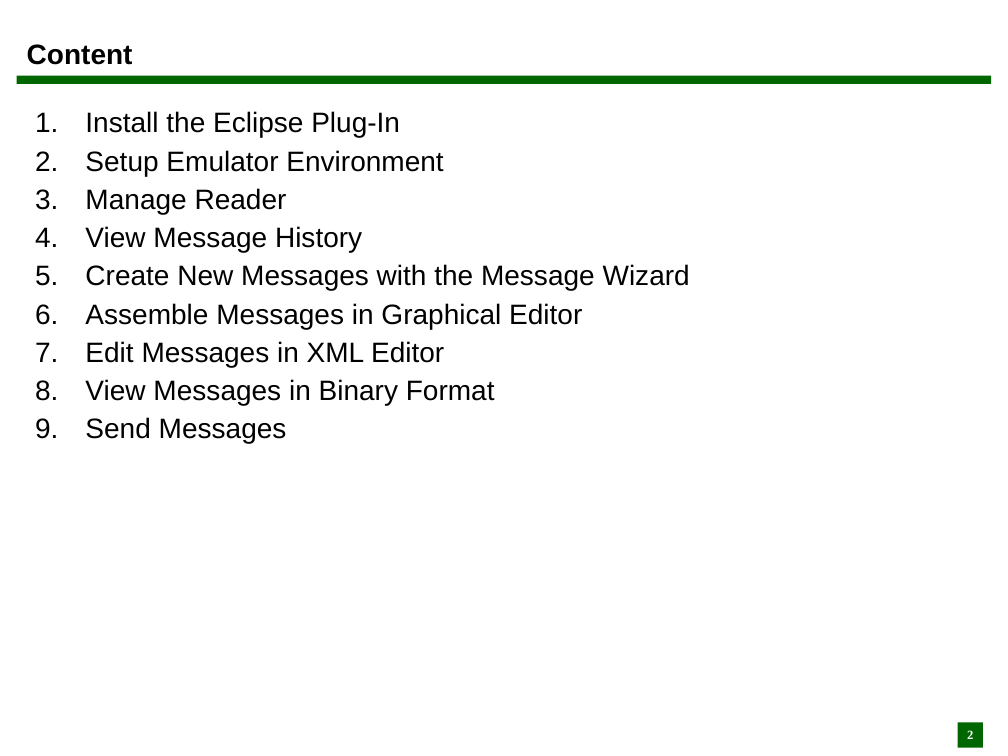
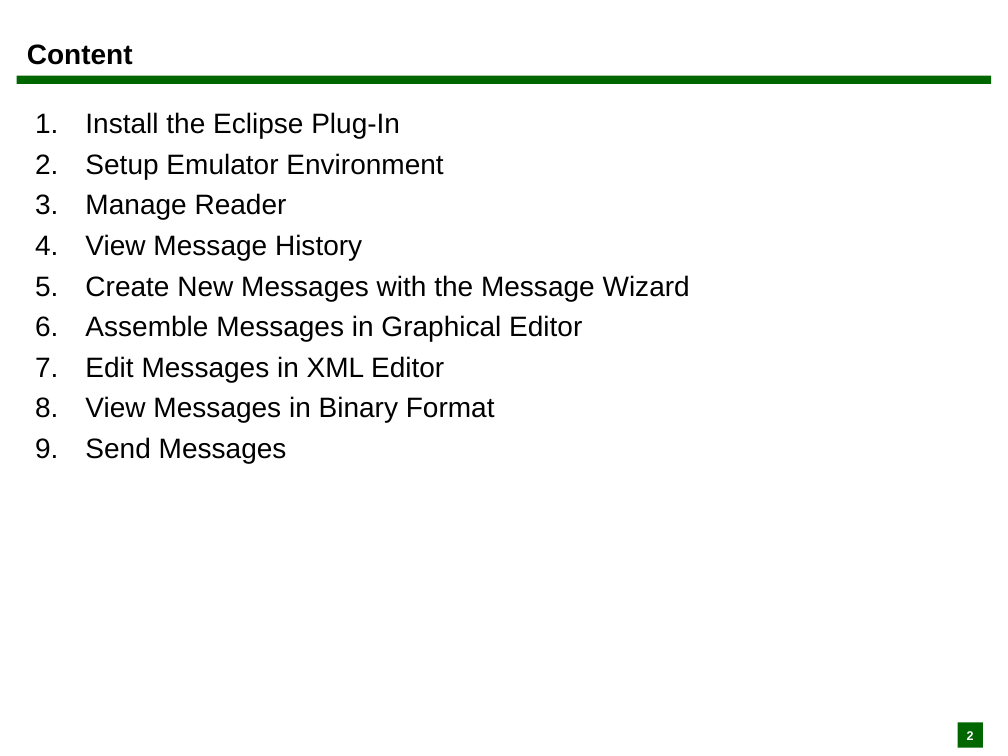
Before and after one commit to Fosstrak/fosstrak-llrp, a slide deck: slide 2 of src/site/resources/pdf/llrp_commander_UserGuide.ppt. Drawn at 1008x756 pixels with LibreOffice and Linux fonts; fonts in the diff are those of the drawing. Boxes give left, top, right and bottom in pixels: in the first picture for what was removed or moved away, otherwise in the second. Text is boxed around its words. In the diff, an @@ line names an element or a change of style, - is before the commit and + after.

```diff
--- a/src/site/resources/pdf/llrp_commander_UserGuide.ppt
+++ b/src/site/resources/pdf/llrp_commander_UserGuide.ppt
@@ text "Install the Eclipse Plug-In" at <box>85,112,690,463</box>: line spacing 0.93 to 1 @@
```
Also in this commit, not shown: 15 other slides changed, 1 other file.
